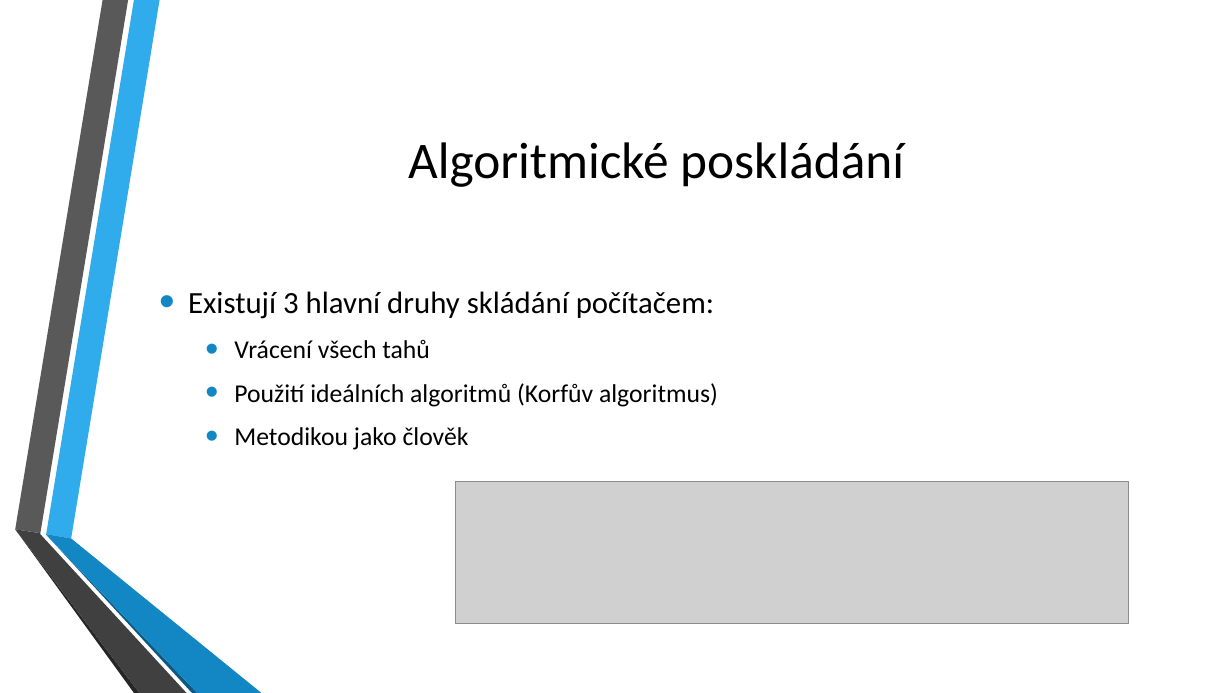
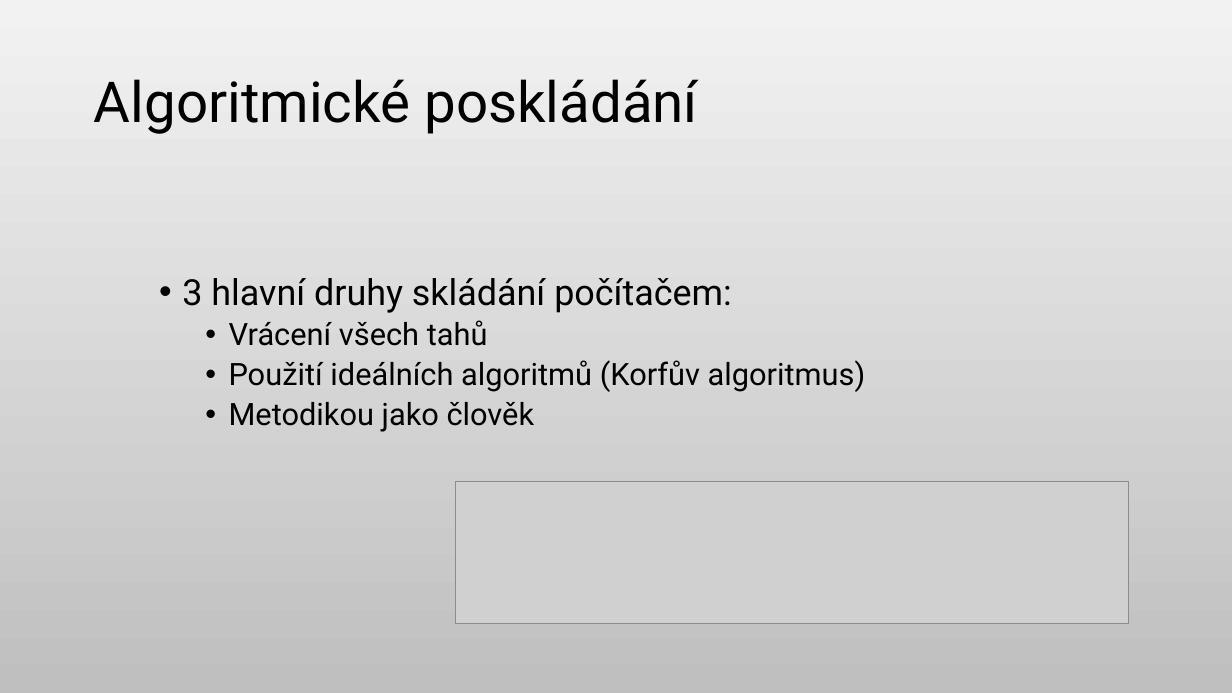
Before and after one commit to KurtinLukas/Rubiks-cube-ROP, a slide deck: slide 9 of ROP Kurtin prezentace.pptx. Drawn at 1232x693 pixels with LibreOffice and Linux fonts; fonts in the diff are those of the drawing; grey boxes stand for pictures; background and template pictures are left out. Boxes give left, top, right and bottom in pixels: in the first picture for what was removed or moved away, otherwise in the second. Text is boxed around its words. In the diff, an @@ line names an element or a change of style, - is before the commit and + after.

```diff
--- a/ROP Kurtin prezentace.pptx
+++ b/ROP Kurtin prezentace.pptx
@@ background picture (left out) to gradient #F2F2F2 to #BFBFBF @@
@@ title "Algoritmické poskládání" moved from (x1=408, y1=142, x2=904, y2=187) to (x1=94, y1=79, x2=698, y2=134) @@
@@ title "Algoritmické poskládání" at (x1=94, y1=79, x2=698, y2=134): size 40 to 44 pt, font Calibri to Roboto; alignment centre to left; line spacing 1 to 0.9 @@
@@ text "3 hlavní druhy skládání počítačem:" at (x1=182, y1=278, x2=866, y2=432): vertical alignment middle to top @@
@@ text at (x1=182, y1=278, x2=732, y2=313): text changed; size 24 to 28 pt; font Calibri to Roboto @@
-• Existují 3 hlavní druhy skládání počítačem:
+• 3 hlavní druhy skládání počítačem:
@@ text at (x1=229, y1=320, x2=866, y2=432): size 20 to 24 pt, font Calibri to Roboto in "Vrácení všech tahů", "Použití ideálních algoritmů (Korfův algoritmus)", "Metodikou jako člověk"; indent changed; line spacing 1 to 0.9; less space between paragraphs @@
@@ group removed at (x1=15, y1=0, x2=262, y2=693): 6 freeform shapes @@
```
Also in this commit, not shown: 7 other slides changed, 2 slides added, 2 slides removed, 5 other files.
